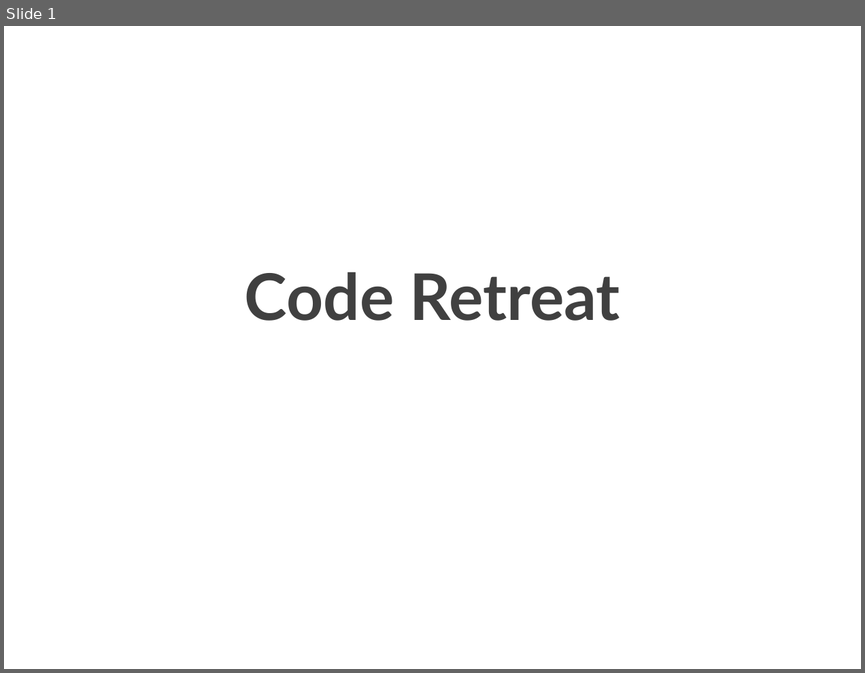
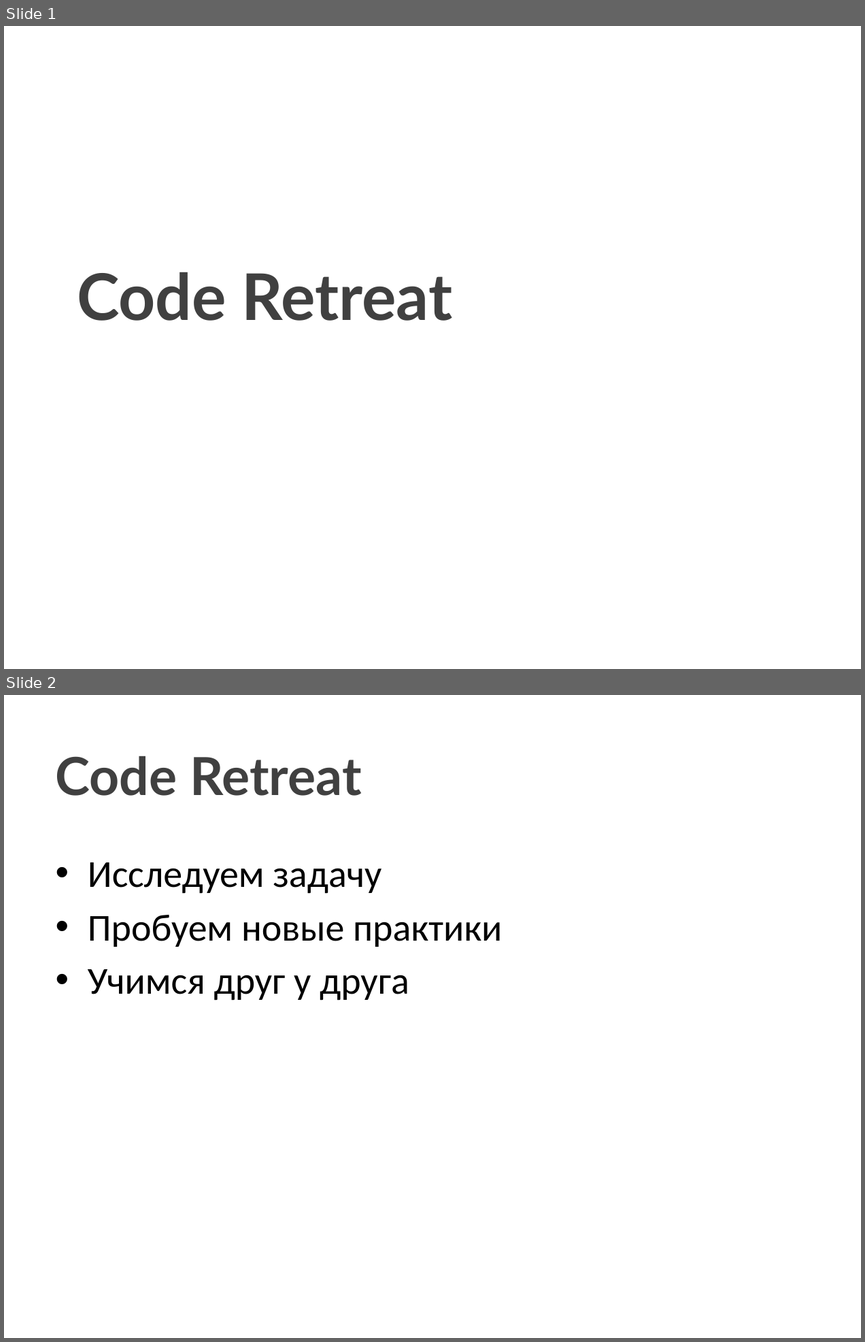
Before and after one commit to xoposhiy/xoposhiy.github.io, a slide deck: coderetreat/CodeRetreat.pptx. Shown one above the other, each under a label of ours: slide 1 before the commit, slides 1 and 2 after it. The pictures are 865x673 and 865x1342 pixels, drawn with LibreOffice and Linux fonts; fonts in the diff are those of the drawing. Boxes give left, top, right and bottom in pixels: in the first picture for what was removed or moved away, otherwise in the second. Text is boxed around its words. In the diff, an @@ line names an element or a change of style, - is before the commit and + after.

```diff
--- a/coderetreat/CodeRetreat.pptx
+++ b/coderetreat/CodeRetreat.pptx
@@ slide 2 added at (4,695,861,1338), background #FFFFFF @@
@@ title added at (56,756,361,796), 44 pt, text #404040, bold @@
+Code Retreat
@@ text added at (88,862,502,1000), 32 pt, text #000000 @@
+• Исследуем задачу
+• Пробуем новые практики
+• Учимся друг у друга
@@ slide 1 changed as well @@
@@ title "Code Retreat" at (77,272,453,320): alignment centre to left @@
```
Also in this commit, not shown: 8 other slides changed, 5 slides removed, 4 other files.
